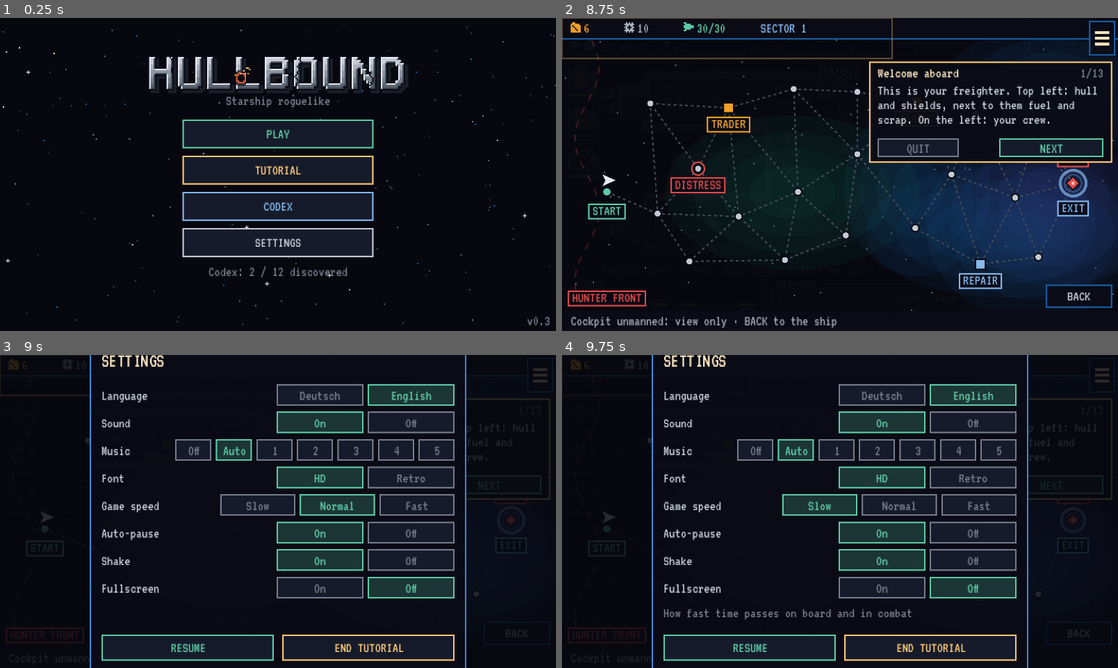
Above: before the commit, frames 1-4 (two rows, left to right).
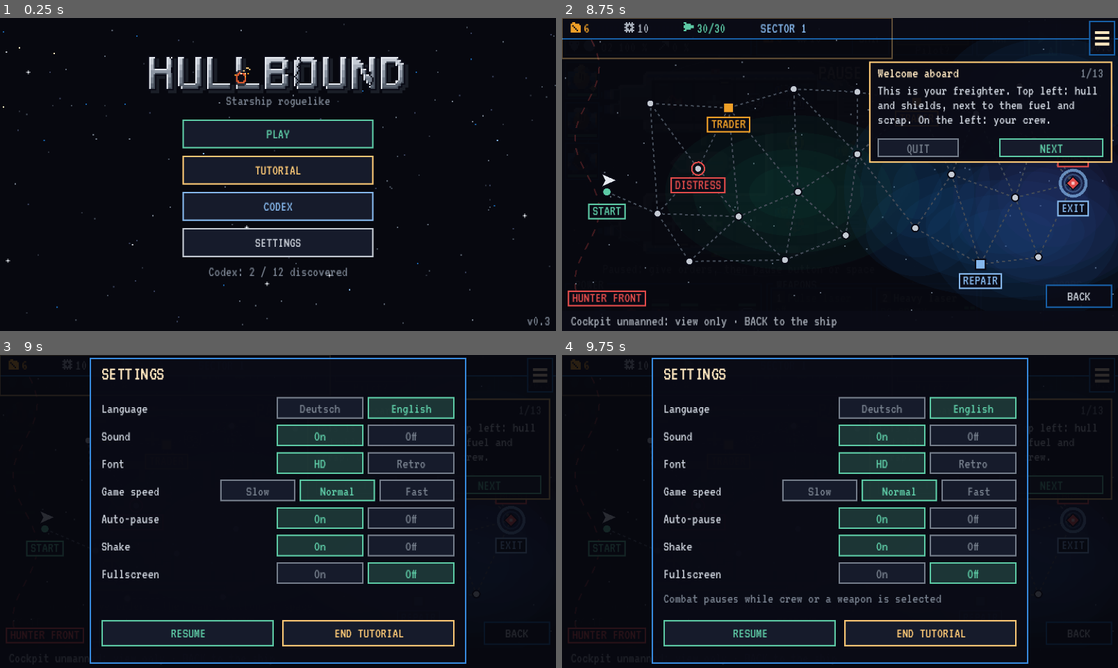
Above: after the commit, the same moments.

Repository: fkroczak/Driftline
Game: Godot game, scene res://scenes/title.tscn
Same seed, same stepped clock (60 frames per second), same inputs: the game is played once before the commit and once after it.
Inputs (mouse positions are in pixels of both pictures, inside the frame that each line leads up to):
- Up to frame 1 (0.25 s): no input
- Up to frame 2 (8.75 s): tap Enter at 0.5 s; drag from (840, 174) to (895, 105) at 0.52 s; drag from (584, 121) to (812, 237) at 1.27 s; move the mouse to (662, 302) at 2.02 s; click (662, 302) at 2.17 s; drag from (873, 302) to (673, 127) at 2.77 s; drag from (1079, 302) to (867, 174) at 3.52 s; drag from (934, 36) to (756, 96) at 4.27 s; move the mouse to (1001, 36) at 5.02 s; click (1001, 36) at 5.17 s; drag from (867, 36) to (728, 190) at 5.77 s; drag from (1040, 36) to (895, 105) at 6.52 s; tap Space at 7.25 s; drag from (1073, 36) to (812, 237) at 7.27 s; move the mouse to (840, 174) at 8.02 s; click (840, 174) at 8.17 s
- Up to frame 3 (9 s): drag from (539, 373) to (111, 464) at 8.77 s
- Up to frame 4 (9.75 s): tap Enter at 9.5 s; drag from (840, 511) to (867, 511) at 9.52 s

Frames 1-2 are identical in both runs. In frame 3, 18% of the frame differs, in the area x 16-84%, y 0-100%; in frame 4, 19%.

Commit message:
Musik vorerst nicht einbauen: erst anhören und auswählen
Einbau ins Spiel (Music-Autoload, Einstellung, Ogg-Dateien) wieder entfernt;
der Generator tools/musicgen bleibt für die Hörproben.

Co-Authored-By: Claude Opus 5.5 <noreply@anthropic.com>
Claude-Session: https://claude.ai/code/session_01U2KC5nN1hBG1H9X2dRFvk5

Diff:
--- a/game/i18n/en.json
+++ b/game/i18n/en.json
@@ -23,12 +23,7 @@
   "Ton": "Sound",
   "An": "On",
   "Aus": "Off",
-  "Soundeffekte und Musik an oder aus": "Sound effects and music on or off",
-  "Musik": "Music",
-  "Keine Hintergrundmusik": "No background music",
-  "Auto": "Auto",
-  "Läuft überall: %s": "Playing everywhere: %s",
-  "Auto: Stück passend zu Menü, Reise und Kampf": "Auto: track matches menu, travel and combat",
+  "Soundeffekte an oder aus": "Sound effects on or off",
   "Schrift": "Font",
   "HD: Schrift in voller Auflösung · Retro: alles im groben Pixelraster": "HD: text at full resolution · Retro: everything on the coarse pixel grid",
   "Spieltempo": "Game speed",
--- a/game/project.godot
+++ b/game/project.godot
@@ -16,7 +16,6 @@
 
 Game="*res://scripts/game.gd"
 Sfx="*res://scripts/sfx.gd"
-Music="*res://scripts/music.gd"
 Updater="*res://scripts/updater.gd"
 
 [display]
--- a/game/scripts/core/settings.gd
+++ b/game/scripts/core/settings.gd
@@ -9,7 +9,6 @@
 ## - shake: Bildschirm wackelt bei Treffern.
 ## - fullscreen: nur am Computer.
 ## - muted: Ton aus (Sfx liest und schreibt ihn hier mit).
-## - music_track: Musik "off", "auto" (Stück je Situation) oder ein festes Stück (siehe Music).
 ## - language: "de", "en" oder leer (= Systemsprache), siehe Loc.
 
 const PATH := "user://settings.json"
@@ -20,7 +19,6 @@
 	"shake": true,
 	"fullscreen": false,
 	"muted": false,
-	"music_track": "auto",
 	"language": "",
 }
 
@@ -70,9 +68,6 @@
 	var sfx := tree.root.get_node_or_null("Sfx")
 	if sfx and bool(sfx.get("muted")) != bool(get_value("muted")):
 		sfx.set("muted", get_value("muted"))
-	var music := tree.root.get_node_or_null("Music")
-	if music:
-		music.call("refresh")
 	tree.root.content_scale_mode = Window.CONTENT_SCALE_MODE_CANVAS_ITEMS if get_value("crisp_text") else Window.CONTENT_SCALE_MODE_VIEWPORT
 	if has_fullscreen() and DisplayServer.get_name() != "headless":
 		var want := DisplayServer.WINDOW_MODE_FULLSCREEN if get_value("fullscreen") else DisplayServer.WINDOW_MODE_WINDOWED
--- a/game/scripts/music.gd
+++ /dev/null
@@ -1,137 +0,0 @@
-extends Node
-## Autoload „Music“: Hintergrundmusik aus res://assets/music/ (erzeugt mit tools/musicgen).
-##
-## - situation(name): "titel", "ruhe", "kampf" oder "ende". Im Modus „Auto“ (Einstellung
-##   music_track) gehört zu jeder Situation ein Stück; in Ruhe wechseln sich drei Stücke ab,
-##   jedes Mal, wenn ein Kampf vorbei ist. Wechsel werden weich überblendet.
-## - Ist in den Einstellungen ein festes Stück gewählt, läuft überall dieses (zum Vergleichen).
-## - Eigener Bus „Music“; Ton aus (Sfx.muted) schaltet den Master und damit auch die Musik stumm.
-
-const DIR := "res://assets/music/"
-const BUS := "Music"
-const BUS_DB := -7.0
-const FADE := 1.6  # Sekunden für Ein-/Ausblenden
-## Reihenfolge = Nummer in den Einstellungen (1–5).
-const TRACKS := ["neonkueste", "driftline", "hullbound", "nachtsektor", "jaegerfront"]
-const TITLES := {"neonkueste": "Neonküste", "driftline": "Driftline", "hullbound": "Hullbound",
-	"nachtsektor": "Nachtsektor", "jaegerfront": "Jägerfront"}
-const AUTO := {"titel": ["hullbound"], "ruhe": ["neonkueste", "driftline", "nachtsektor"],
-	"kampf": ["jaegerfront"], "ende": []}
-
-var _players: Array[AudioStreamPlayer] = []
-var _active := 0  # Index des Spielers, der gerade einblendet bzw. spielt
-var _current := ""  # laufendes Stück ("" = Stille)
-var _situation := ""
-var _calm := 0  # welches Ruhe-Stück als nächstes
-var _streams := {}
-
-
-func _ready() -> void:
-	process_mode = Node.PROCESS_MODE_ALWAYS
-	if AudioServer.get_bus_index(BUS) < 0:
-		AudioServer.add_bus()
-		var idx := AudioServer.bus_count - 1
-		AudioServer.set_bus_name(idx, BUS)
-		AudioServer.set_bus_send(idx, "Master")
-		AudioServer.set_bus_volume_db(idx, BUS_DB)
-	for i in 2:
-		var p := AudioStreamPlayer.new()
-		p.bus = BUS
-		p.volume_db = -80.0
-		add_child(p)
-		_players.append(p)
-	refresh.call_deferred()
-
-
-## Spielsituation melden (darf jedes Bild aufgerufen werden, wirkt nur bei Änderung).
-func situation(name: String) -> void:
-	if name == _situation:
-		return
-	if _situation == "kampf" and name == "ruhe":
-		_calm += 1  # nach jedem Kampf ein anderes Ruhe-Stück
-	_situation = name
-	refresh()
-
-
-## Stück passend zu Einstellung und Situation wählen (auch nach Änderung der Einstellungen).
-func refresh() -> void:
-	_switch_to(wanted())
-
-
-## Welches Stück jetzt laufen soll ("" = keins).
-func wanted() -> String:
-	var fixed := str(Settings.get_value("music_track"))
-	if fixed == "off":
-		return ""
-	if fixed in TRACKS:
-		return fixed
-	var list: Array = AUTO.get(_situation, [])
-	return "" if list.is_empty() else str(list[_calm % list.size()])
-
-
-func current() -> String:
-	return _current
-
-
-static func title_of(track: String) -> String:
-	return str(TITLES.get(track, track))
-
-
-func _switch_to(track: String) -> void:
-	if track == _current:
-		return
-	_current = track
-	if track == "":
-		return  # _process blendet alles aus
-	var stream := _stream(track)
-	if stream == null:
-		return
-	_active = 1 - _active
-	var p := _players[_active]
-	p.stream = stream
-	p.volume_db = -80.0
-	p.play()
-
-
-func _process(delta: float) -> void:
-	for i in _players.size():
-		var p := _players[i]
-		if not p.playing:
-			continue
-		var target := 1.0 if i == _active and _current != "" else 0.0
-		var level := move_toward(db_to_linear(p.volume_db), target, delta / FADE)
-		if level <= 0.001 and target == 0.0:
-			p.stop()
-			p.volume_db = -80.0
-			continue
-		p.volume_db = linear_to_db(maxf(level, 0.0001))
-
-
-func _stream(track: String) -> AudioStream:
-	if not _streams.has(track):
-		var path := DIR + track + ".ogg"
-		var s: AudioStream = load(path) if ResourceLoader.exists(path) else null
-		if s is AudioStreamOggVorbis:
-			(s as AudioStreamOggVorbis).loop = true
-		if s == null:
-			push_warning("Music: %s fehlt" % path)
-		_streams[track] = s
-	return _streams[track]
-
-
-## Beim Beenden alles anhalten und freigeben, sonst hält der Audioserver den Ogg-Stream fest.
-func _notification(what: int) -> void:
-	if what in [NOTIFICATION_WM_CLOSE_REQUEST, NOTIFICATION_PREDELETE]:
-		_release()
-
-
-func _exit_tree() -> void:
-	_release()
-
-
-func _release() -> void:
-	for p in _players:
-		p.stop()
-		p.stream = null
-	_streams.clear()
-	_current = ""
--- a/game/scripts/ship_screen.gd
+++ b/game/scripts/ship_screen.gd
@@ -732,7 +732,6 @@
 	enemy_view.show_jump = battle != null and battle.enemy_fleeing
 	enemy_view.sensor_level = state.level("sensoren")
 	_update_sound_loops()
-	Music.situation("kampf" if _phase == "kampf" else ("ende" if _phase == "ende" else "ruhe"))
 	if legend.visible or is_paused() or dialog.visible or map_view.visible or _phase == "ende" \
 			or settings_panel.visible or ship_panel.visible or shop_panel.visible or coach.wants_pause():
 		return  # Spiel steht, Befehle gehen trotzdem
--- a/game/scripts/title_screen.gd
+++ b/game/scripts/title_screen.gd
@@ -48,7 +48,6 @@
 		add_child(overlay)
 	get_viewport().size_changed.connect(_layout)
 	_layout()
-	Music.situation("titel")
 
 
 func _layout() -> void:
--- a/game/scripts/view/settings_panel.gd
+++ b/game/scripts/view/settings_panel.gd
@@ -36,8 +36,7 @@
 		{"key": "language", "label": Loc.t("Sprache"), "options": [["de", "Deutsch"], ["en", "English"]],
 			"note": Loc.t("Sprache der Texte im Spiel"), "current": Loc.language()},
 		{"key": "muted", "label": Loc.t("Ton"), "options": [[false, Loc.t("An")], [true, Loc.t("Aus")]],
-			"note": Loc.t("Soundeffekte und Musik an oder aus")},
-		{"key": "music_track", "label": Loc.t("Musik"), "options": _track_options(), "note": _track_note()},
+			"note": Loc.t("Soundeffekte an oder aus")},
 		{"key": "crisp_text", "label": Loc.t("Schrift"), "options": [[true, "HD"], [false, "Retro"]],
 			"note": Loc.t("HD: Schrift in voller Auflösung · Retro: alles im groben Pixelraster")},
 		{"key": "speed", "label": Loc.t("Spieltempo"), "options": [[0.75, Loc.t("Langsam")], [1.0, Loc.t("Normal")], [1.25, Loc.t("Schnell")]],
@@ -50,23 +49,6 @@
 	if Settings.has_fullscreen():
 		rows.append({"key": "fullscreen", "label": Loc.t("Vollbild"), "options": [[true, Loc.t("An")], [false, Loc.t("Aus")]], "note": Loc.t("Nur am Computer")})
 	return rows
-
-
-## Aus, Auto und die Stücke 1–5 (zum Vergleichen fest einstellbar).
-func _track_options() -> Array:
-	var opts: Array = [["off", Loc.t("Aus")], ["auto", Loc.t("Auto")]]
-	for i in Music.TRACKS.size():
-		opts.append([Music.TRACKS[i], str(i + 1)])
-	return opts
-
-
-func _track_note() -> String:
-	var track := str(Settings.get_value("music_track"))
-	if track in Music.TRACKS:
-		return Loc.t("Läuft überall: %s") % Music.title_of(track)
-	if track == "off":
-		return Loc.t("Keine Hintergrundmusik")
-	return Loc.t("Auto: Stück passend zu Menü, Reise und Kampf")
 
 
 func _draw() -> void:
@@ -82,8 +64,6 @@
 		HudStyle.text(self, Vector2(box.position.x + 8, y + 12), row.label, HudStyle.COLOR_TEXT)
 		var opts: Array = row.options
 		var ow := 52.0 if opts.size() == 3 else 60.0
-		if opts.size() > 3:
-			ow = floorf((BOX.x - 60.0) / opts.size()) - 3.0
 		var x := box.end.x - 8 - opts.size() * (ow + 3) + 3
 		var current: Variant = row.get("current", Settings.get_value(row.key))
 		for opt: Array in opts:
--- a/game/tests/run_tests.gd
+++ b/game/tests/run_tests.gd
@@ -1277,7 +1277,6 @@
 	for key: String in Settings.DEFAULTS:
 		check(typeof(Settings.get_value(key)) == typeof(Settings.DEFAULTS[key]), "Einstellung %s hat falschen Typ" % key)
 	check(Settings.speed() > 0.0, "Spieltempo muss positiv sein")
-	check(str(Settings.DEFAULTS["music_track"]) == "auto", "Musik steht anfangs auf Auto")
 
 
 # --- Mehrsprachigkeit ---
@@ -1984,14 +1983,3 @@
 	var ipa := UpdateCheck.find_update(releases, "ios", "0.3.21")
 	check(ipa != null and ipa.version == "0.3.22" and ipa.page == "https://r/22", "iOS: 0.3.22 erwartet")
 	check(UpdateCheck.find_update(releases, "", "0.3.1") == null, "Update für unbekannte Plattform")
-
-
-func test_music_tracks_exist() -> void:
-	var music := preload("res://scripts/music.gd")
-	check(music.TRACKS.size() == 5, "Fünf Musikstücke")
-	for track: String in music.TRACKS:
-		check(ResourceLoader.exists(music.DIR + track + ".ogg"), "Musik %s fehlt" % track)
-		check(music.TITLES.has(track), "Titel für %s fehlt" % track)
-	for list: Array in music.AUTO.values():
-		for track: String in list:
-			check(track in music.TRACKS, "Auto-Stück %s unbekannt" % track)
Not shown, removed: game/assets/music/driftline.ogg.import
Not shown, removed: game/assets/music/hullbound.ogg.import
Not shown, removed: game/assets/music/jaegerfront.ogg.import
Not shown, removed: game/assets/music/nachtsektor.ogg.import
Not shown, removed: game/assets/music/neonkueste.ogg.import
Not shown, removed: game/scripts/music.gd.uid
Not shown, removed: game/assets/music/driftline.ogg
Not shown, removed: game/assets/music/hullbound.ogg
Not shown, removed: game/assets/music/jaegerfront.ogg
Not shown, removed: game/assets/music/nachtsektor.ogg
Not shown, removed: game/assets/music/neonkueste.ogg
